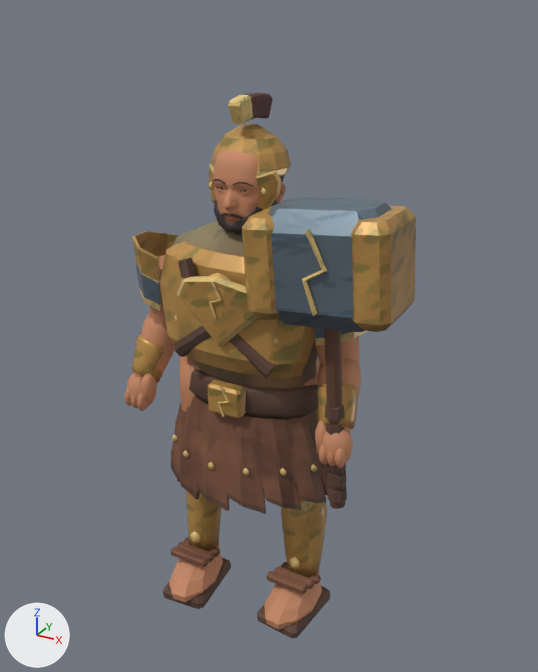
The glTF model public/assets/models/promachos.glb, before and after one commit.
Camera for both pictures: a 50 mm camera at (1.033, -1.759, 1.842) aimed at (0.062, 0.007, 0.959). Lighting does not change. The marker at lower left points along +X, +Y and +Z. The first picture is the older version. Vertices at exactly the same position are counted once.

In view in the first picture: 'promachos'.
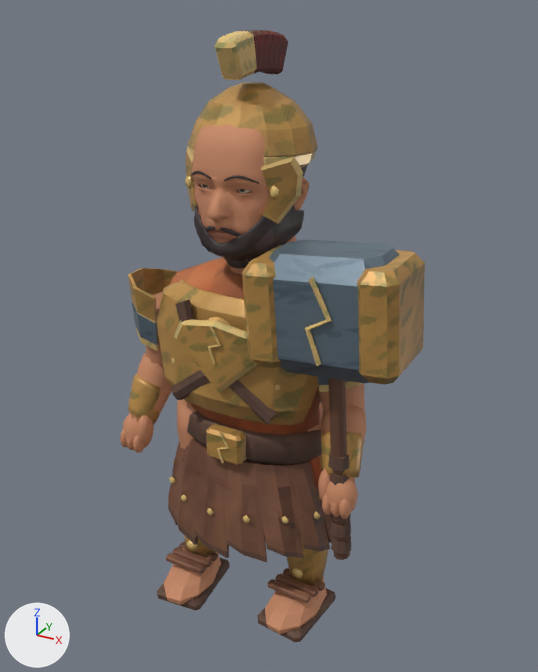
The change, as a list of edits to the scene's bpy script:
```text
Change me_promachos_color_and_skin:
    remove me_promachos_color_and_skin.from_pydata(...)  # 7129 vertices, 13664 faces; spans x -0.38..0.5, y -0.23..0.18, z -0.01..1.64
    add me_promachos_color_and_skin.from_pydata(...)  # 7129 vertices, 13664 faces; spans x -0.41..0.54, y -0.24..0.19, z -0.01..1.79
    me_promachos_color_and_skin part 1: the loose piece of 12 vertices spanning x 0.15..0.17, y -0.14..-0.13, z 1.01..1.04 is moved by (0.01, -0.01, -0.13)
    me_promachos_color_and_skin part 2: the loose piece of 70 vertices spanning x -0.27..0.27, y -0.17..0.03, z 0.9..1.23 is scaled about its middle by 1.07, then moved by (0.0, 0.0, -0.13)
    me_promachos_color_and_skin part 3: the loose piece of 21 vertices spanning x -0.14..0.16, y -0.18..-0.13, z 0.91..1.22 is moved by (0.0, -0.01, -0.13)
    me_promachos_color_and_skin part 4: the loose piece of 21 vertices spanning x -0.16..0.14, y -0.18..-0.13, z 0.91..1.22 is moved by (0.0, -0.01, -0.13)
    me_promachos_color_and_skin part 5: the loose piece of 20 vertices spanning x -0.01..0.02, y -0.17..-0.16, z 0.75..0.86 is moved by (0.0, -0.01, -0.15)
    me_promachos_color_and_skin part 6: the loose piece of 20 vertices spanning x -0.01..0.03, y -0.19, z 1.07..1.18 is moved by (0.0, -0.01, -0.13)
    me_promachos_color_and_skin part 7: the loose piece of 100 vertices spanning x -0.1..0.1, y -0.08..0.09, z 1.41..1.54 is scaled about its middle by 1.6, then moved by (0.0, 0.01, 0.05)
    me_promachos_color_and_skin part 8: the loose piece of 12 vertices spanning x -0.09..-0.07, y -0.06, z 1.39..1.41 is moved by (-0.05, -0.03, 0.01)
    me_promachos_color_and_skin part 9: the loose piece of 12 vertices spanning x 0.07..0.09, y -0.06, z 1.39..1.41 is moved by (0.05, -0.03, 0.01)
    me_promachos_color_and_skin part 10: the loose piece of 56 vertices spanning x -0.11..0.11, y -0.08..0.11, z 1.43..1.46 is scaled about its middle by 1.6, then moved by (0.0, 0.01, 0.04)
    me_promachos_color_and_skin part 11: the loose piece of 84 vertices spanning x -0.11..0.11, y -0.08..0.11, z 1.44..1.56 is scaled about its middle by 1.6, then moved by (0.0, 0.01, 0.07)
    me_promachos_color_and_skin part 12: the loose piece of 60 vertices spanning x -0.04..0.0, y -0.1..-0.08, z 1.32..1.34 is scaled about its middle by 1.6, then moved by (-0.01, -0.05, -0.03)
    me_promachos_color_and_skin part 13: the loose piece of 60 vertices spanning x 0.0..0.04, y -0.1..-0.08, z 1.32..1.34 is scaled about its middle by 1.6, then moved by (0.01, -0.05, -0.03)
    me_promachos_color_and_skin part 14: the loose piece of 650 vertices spanning x -0.09..0.09, y -0.1..0.03, z 1.26..1.41 is scaled about its middle by 1.6, then moved by (0.0, -0.02, -0.03)
    me_promachos_color_and_skin part 15: the loose piece of 1604 vertices spanning x -0.12..0.12, y -0.12..0.1, z 1.26..1.52 is scaled about its middle by 1.6
    me_promachos_color_and_skin part 16: 3949 of 7129 vertices moved; they spanned x -0.38..0.5, y -0.23..0.18, z -0.01..1.64 and now span x -0.41..0.54, y -0.24..0.19, z -0.01..1.79; mean shift (0.0, -0.01, -0.1); largest move (-0.1, -0.15, 0.42) -> (-0.11, -0.16, 0.25)
    me_promachos_color_and_skin part 17: 4152 faces centred in x -0.38..0.5, y -0.22..0.17, z 0.03..1.64 are repainted in the vertex colours; the middle colour goes from orange #c39263 to orange #c39161
    me_promachos_color_and_skin part 18: 4008 faces centred in x -0.37..0.47, y -0.21..0.17, z -0.01..1.64 are repainted in the vertex colours; the middle colour goes from brown #6c4f43 to brown #6d4f44
    me_promachos_color_and_skin part 19: 603 faces centred in x -0.1..0.1, y -0.1..0.09, z 1.26..1.54 are repainted in the vertex colours; the middle colour goes from dark grey #352b2b to dark grey #362c2c
    other edits to the shape of me_promachos_color_and_skin do not show in these pictures
```

Where the change shows, as pixel boxes [x1, y1, x2, y2] in the pictures (538 x 672 px; the box of a moved part takes in the faces that stretch with it):
'promachos', reshaped, recoloured (12% taller): before [124, 92, 416, 638]; after [120, 30, 425, 642]
part 1 of me_promachos_color_and_skin, moved or reshaped: before [274, 338, 278, 343]; after [275, 384, 280, 390]
part 2 of me_promachos_color_and_skin, moved or reshaped: before [160, 240, 315, 378]; after [157, 280, 319, 425]
part 3 of me_promachos_color_and_skin, moved or reshaped: before [178, 258, 275, 378]; after [175, 300, 277, 425]
part 4 of me_promachos_color_and_skin, moved or reshaped: before [174, 326, 211, 357]; after [172, 370, 210, 400]
part 5 of me_promachos_color_and_skin, moved or reshaped: before [218, 385, 229, 417]; after [217, 431, 229, 463]
part 6 of me_promachos_color_and_skin, moved or reshaped: before [209, 282, 221, 318]; after [208, 326, 221, 364]
part 7 of me_promachos_color_and_skin, moved or reshaped (mostly hidden): before [280, 175, 285, 183]; after [301, 165, 308, 177]
part 8 of me_promachos_color_and_skin, moved or reshaped: before [208, 182, 214, 190]; after [185, 175, 194, 189]
part 9 of me_promachos_color_and_skin, moved or reshaped: before [260, 188, 266, 196]; after [269, 185, 279, 199]
part 10 of me_promachos_color_and_skin, moved or reshaped: before [210, 163, 290, 177]; after [188, 146, 317, 168]
part 11 of me_promachos_color_and_skin, moved or reshaped: before [210, 124, 291, 171]; after [188, 82, 318, 157]
part 12 of me_promachos_color_and_skin, moved or reshaped: before [221, 213, 228, 216]; after [206, 226, 215, 232]
part 13 of me_promachos_color_and_skin, moved or reshaped: before [230, 214, 243, 219]; after [219, 228, 242, 237]
part 14 of me_promachos_color_and_skin, moved or reshaped: before [214, 198, 278, 234]; after [194, 203, 304, 268]
part 15 of me_promachos_color_and_skin, moved or reshaped: before [213, 151, 286, 223]; after [192, 124, 309, 243]
part 16 of me_promachos_color_and_skin, moved or reshaped: before [124, 92, 416, 638]; after [120, 30, 425, 642]
part 17 of me_promachos_color_and_skin, recoloured: before [131, 95, 416, 625]; after [126, 31, 425, 631]
part 18 of me_promachos_color_and_skin, recoloured: before [136, 92, 392, 638]; after [131, 30, 400, 642]
part 19 of me_promachos_color_and_skin, recoloured: before [220, 175, 285, 207]; after [202, 165, 308, 268]
